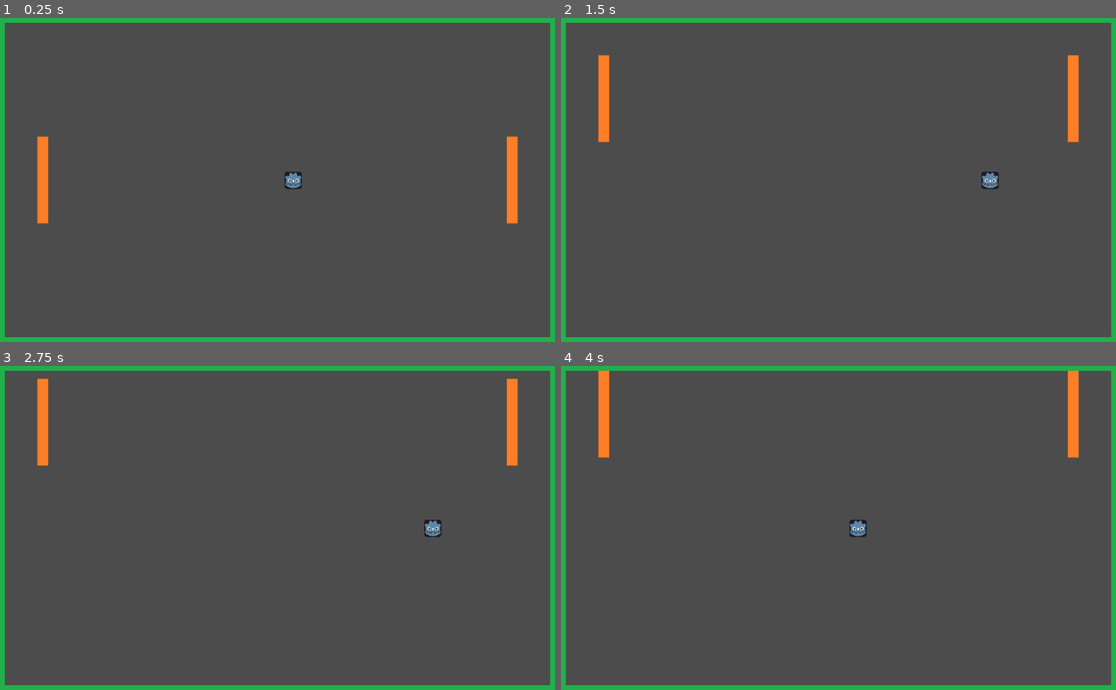
Above: before the commit, frames 1-4 (two rows, left to right).
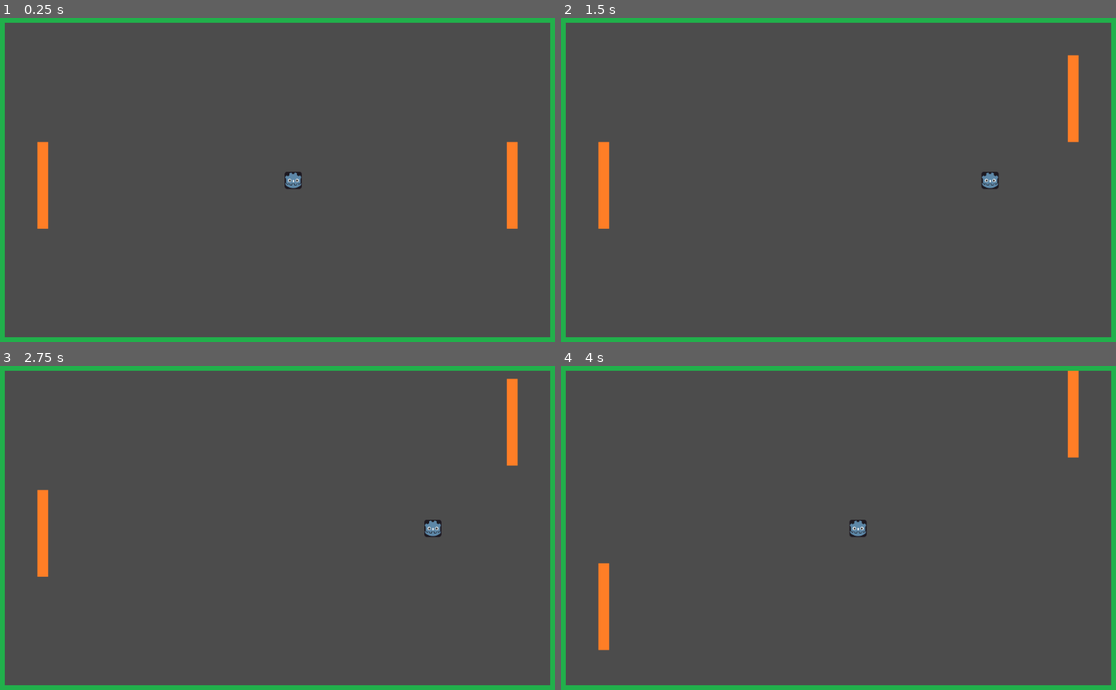
Above: after the commit, the same moments.

Repository: DanCorder/pong
Game: Godot game, scene res://game.tscn
Two runs of this game, one before a commit and one after it. Both use one fixed random seed, a clock stepped at 60 frames per second and the inputs below. This scene is started directly instead of the project's main scene.
Inputs:
- Up to frame 1 (0.25 s): no input
- Up to frame 2 (1.5 s): hold Up (ui_up, bound only before the commit) 0.53-1.28 s; hold Down (ui_down, bound only before the commit) from 1.28 s (still down)
- Up to frame 3 (2.75 s): release Down (ui_down, bound only before the commit) at 2.03 s; hold Up (ui_up, bound only before the commit) from 2.03 s (still down)
- Up to frame 4 (4 s): release Up (ui_up, bound only before the commit) at 3.53 s; hold S (ui_leftdown, bound only after the commit) from 3.53 s (still down)

The runs differ from the first frame. In frame 1, 0.2% of the frame differs, in the area x 6-94%, y 36-66%; in frame 2, 1.1%; in frame 3, 1.1%, in the area x 6-9%, y 3-66%; in frame 4, 1.1%.

Commit message:
feat: control left and right paddles separately

Diff:
--- /dev/null
+++ b/game.gd
@@ -0,0 +1,14 @@
+extends Node2D
+
+func _ready():
+	var paddleScene = preload("res://paddle.tscn")
+
+	var leftPaddle = paddleScene.instance()
+	leftPaddle.init('ui_leftup', 'ui_leftdown')
+	leftPaddle.position = Vector2(80, 310)
+	add_child(leftPaddle)
+
+	var rightPaddle = paddleScene.instance()
+	rightPaddle.init('ui_rightup', 'ui_rightdown')
+	rightPaddle.position = Vector2(944, 310)
+	add_child(rightPaddle)
--- a/game.tscn
+++ b/game.tscn
@@ -2,17 +2,12 @@
 
 [ext_resource path="res://ball.tscn" type="PackedScene" id=1]
 [ext_resource path="res://court.tscn" type="PackedScene" id=2]
-[ext_resource path="res://paddle.tscn" type="PackedScene" id=3]
+[ext_resource path="res://game.gd" type="Script" id=4]
 
 [node name="Game" type="Node2D"]
+script = ExtResource( 4 )
 
 [node name="Court" parent="." instance=ExtResource( 2 )]
 
 [node name="ball" parent="." instance=ExtResource( 1 )]
 position = Vector2( 490.964, 300.566 )
-
-[node name="left paddle" parent="." instance=ExtResource( 3 )]
-position = Vector2( 80, 300 )
-
-[node name="right paddle" parent="." instance=ExtResource( 3 )]
-position = Vector2( 944, 300 )
--- a/paddle.gd
+++ b/paddle.gd
@@ -2,13 +2,19 @@
 
 var speed = 300
 var velocity = Vector2()
+var upKey = 'ui_up'
+var downKey = 'ui_down'
+
+func init(up, down):
+	upKey = up
+	downKey = down
 
 func get_input():
 	# Detect up/down keystate and only move when pressed
 	velocity = Vector2()
-	if Input.is_action_pressed('ui_down'):
+	if Input.is_action_pressed(downKey):
 		velocity.y += 1
-	if Input.is_action_pressed('ui_up'):
+	if Input.is_action_pressed(upKey):
 		velocity.y -= 1
 	velocity = velocity.normalized() * speed
 
--- a/project.godot
+++ b/project.godot
@@ -19,6 +19,37 @@
 run/main_scene="res://title.tscn"
 config/icon="res://icon.png"
 
+[input]
+
+ui_up={
+"deadzone": 0.5,
+"events": [  ]
+}
+ui_down={
+"deadzone": 0.5,
+"events": [  ]
+}
+ui_leftup={
+"deadzone": 0.5,
+"events": [ Object(InputEventKey,"resource_local_to_scene":false,"resource_name":"","device":0,"alt":false,"shift":false,"control":false,"meta":false,"command":false,"pressed":false,"scancode":87,"unicode":0,"echo":false,"script":null)
+ ]
+}
+ui_leftdown={
+"deadzone": 0.5,
+"events": [ Object(InputEventKey,"resource_local_to_scene":false,"resource_name":"","device":0,"alt":false,"shift":false,"control":false,"meta":false,"command":false,"pressed":false,"scancode":83,"unicode":0,"echo":false,"script":null)
+ ]
+}
+ui_rightup={
+"deadzone": 0.5,
+"events": [ Object(InputEventKey,"resource_local_to_scene":false,"resource_name":"","device":0,"alt":false,"shift":false,"control":false,"meta":false,"command":false,"pressed":false,"scancode":16777232,"unicode":0,"echo":false,"script":null)
+ ]
+}
+ui_rightdown={
+"deadzone": 0.5,
+"events": [ Object(InputEventKey,"resource_local_to_scene":false,"resource_name":"","device":0,"alt":false,"shift":false,"control":false,"meta":false,"command":false,"pressed":false,"scancode":16777234,"unicode":0,"echo":false,"script":null)
+ ]
+}
+
 [rendering]
 
 environment/default_environment="res://default_env.tres"
